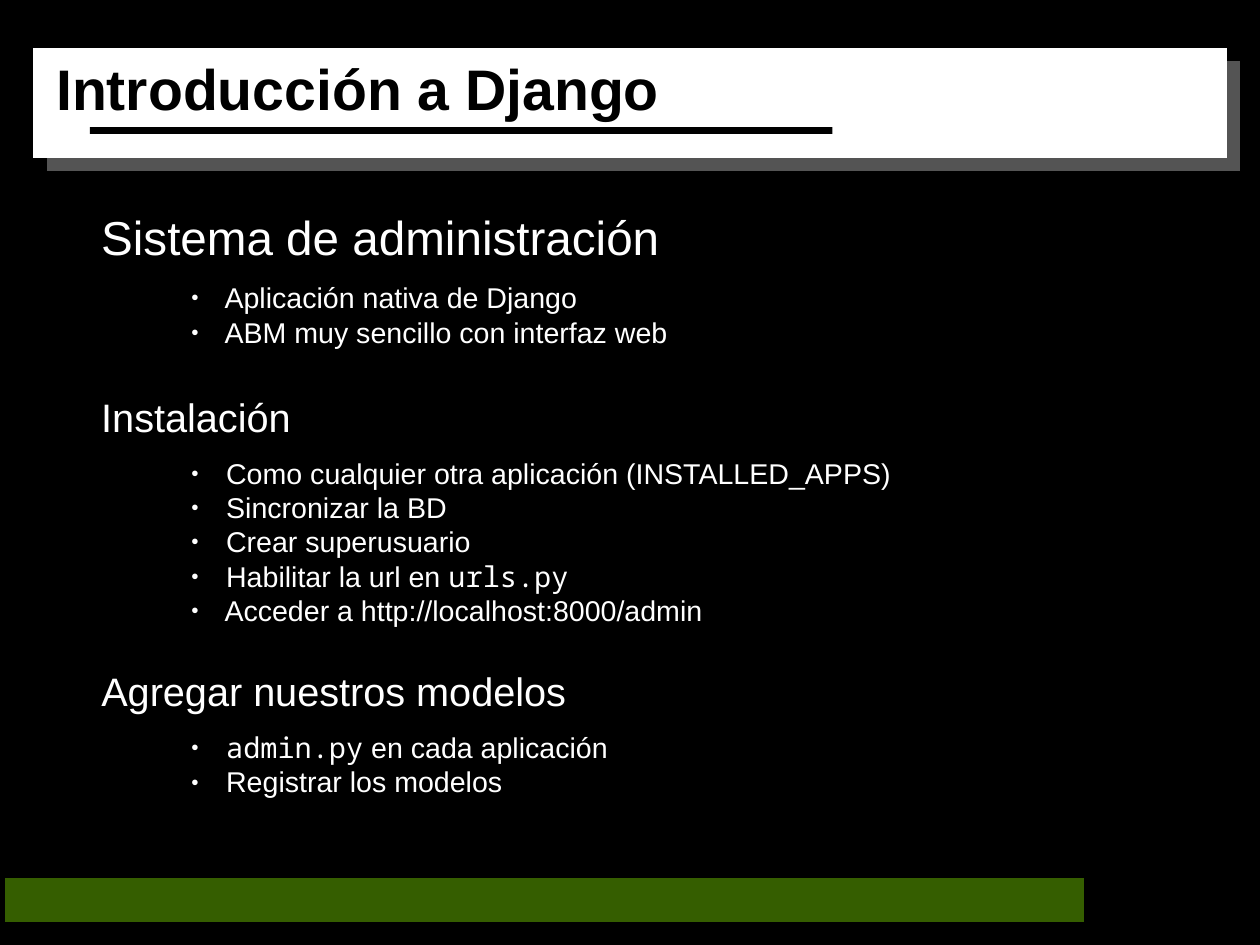
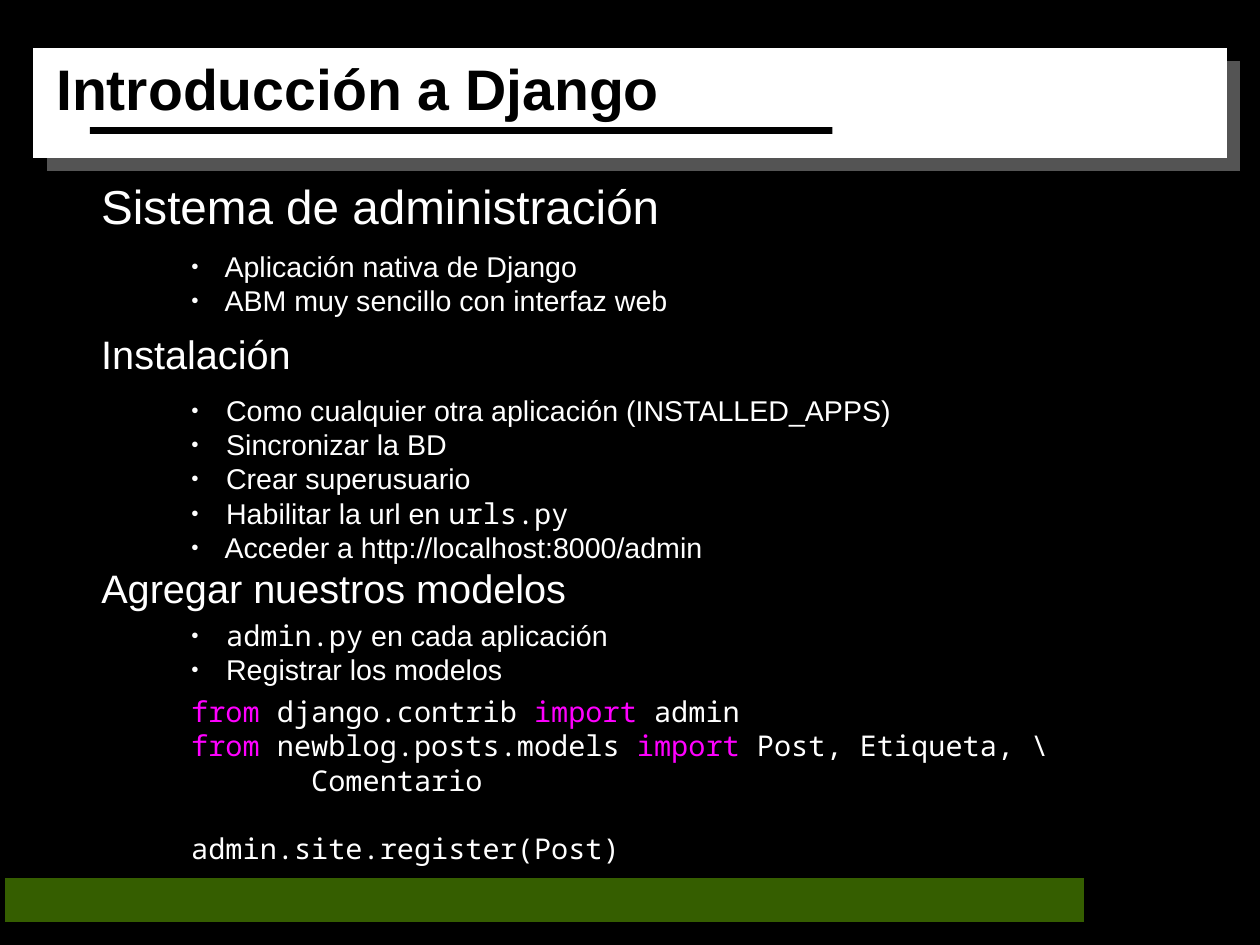
Before and after one commit to humitos/scripts, a slide deck: slide 10 of charlas/django/FM_La_Tribu-2010.odp. Drawn at 1260x945 pixels with LibreOffice and Linux fonts; fonts in the diff are those of the drawing. Boxes give left, top, right and bottom in pixels: in the first picture for what was removed or moved away, otherwise in the second. Text is boxed around its words. In the diff, an @@ line names an element or a change of style, - is before the commit and + after.

Commit message:
actualizada la charla de django a 1.2, falta el CSRF

```diff
--- a/charlas/django/FM_La_Tribu-2010.odp
+++ b/charlas/django/FM_La_Tribu-2010.odp
@@ text "Sistema de administración": place and size @@
-text "Sistema de administración" at [101,220,659,256]
+text "Sistema de administración" at [101,189,659,225]
@@ text "Aplicación nativa de Django": place and size @@
-text "Aplicación nativa de Django" at [225,287,667,348]
+text "Aplicación nativa de Django" at [225,256,667,317]
@@ text "Instalación": place and size @@
-text "Instalación" at [101,402,290,433]
+text "Instalación" at [101,339,290,370]
@@ text "Como cualquier otra aplicación (INSTALLED_APPS)": place and size @@
-text "Como cualquier otra aplicación (INSTALLED_APPS)" at [225,463,890,626]
+text "Como cualquier otra aplicación (INSTALLED_APPS)" at [225,400,890,563]
@@ text "Agregar nuestros modelos": place and size @@
-text "Agregar nuestros modelos" at [101,677,566,714]
+text "Agregar nuestros modelos" at [101,574,566,610]
@@ text "admin.py en cada aplicación": place and size @@
-text "admin.py en cada aplicación" at [226,736,608,798]
+text "admin.py en cada aplicación" at [226,624,608,686]
@@ text added at [191,700,1014,866], 18 pt, text #FFFFFF @@
+from django.contrib import admin
+from newblog.posts.models import Post, Etiqueta, \ Comentario
+admin.site.register(Post)
```
Also in this commit, not shown: 5 other slides changed, 13 other files.
